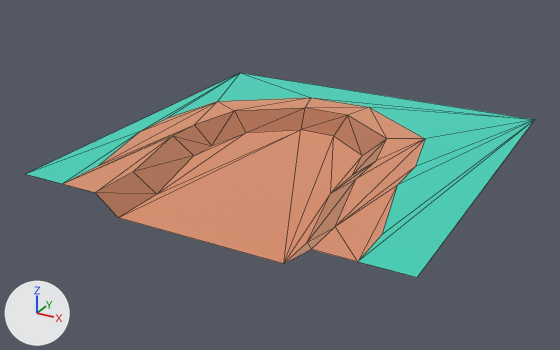
Before and after pictures for a commit that changed the glTF model packs/nature-kit/ground-pathendclosed.glb.
One viewpoint serves both versions: a 50 mm camera at (0.88, -1.722, 0.708) aimed at (-0.04, -0.049, -0.129). Lighting does not change. The marker at lower left points along +X, +Y and +Z. The older version comes first. Mesh edges are drawn as thin lines. Where no turn or scale is listed for an object, it has been applied to the vertices.

In view in the first picture: 'ground_pathEndClosed'.
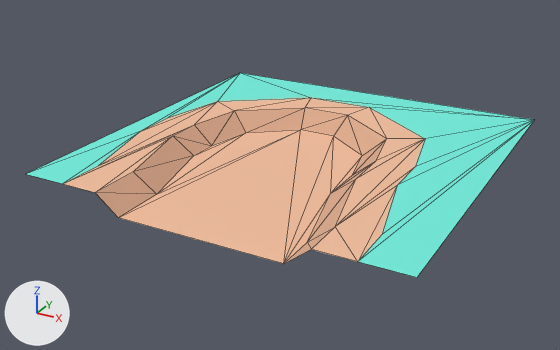
What differs and where, as boxes [x1, y1, x2, y2] in the pictures (560 x 350 px):
```json
{"object": "ground_pathEndClosed", "change": "surface changed", "before": [27, 73, 534, 277], "after": [27, 73, 534, 277]}
```

Edits to the scene script, one JSON object a line:
```json
{"op": "set", "path": "mat_grass.metallic", "old": "1.0", "new": "0.0"}
{"op": "set", "path": "mat_dirtdark.metallic", "old": "1.0", "new": "0.0"}
{"op": "set", "path": "mat_dirt.metallic", "old": "1.0", "new": "0.0"}
{"op": "remove", "block": "ob_tmpparent", "code": ["ob_tmpparent = bpy.data.objects.new('tmpParent', None)", "ob_tmpparent.location = (0.0, 0.0, 0.0)"]}
```
